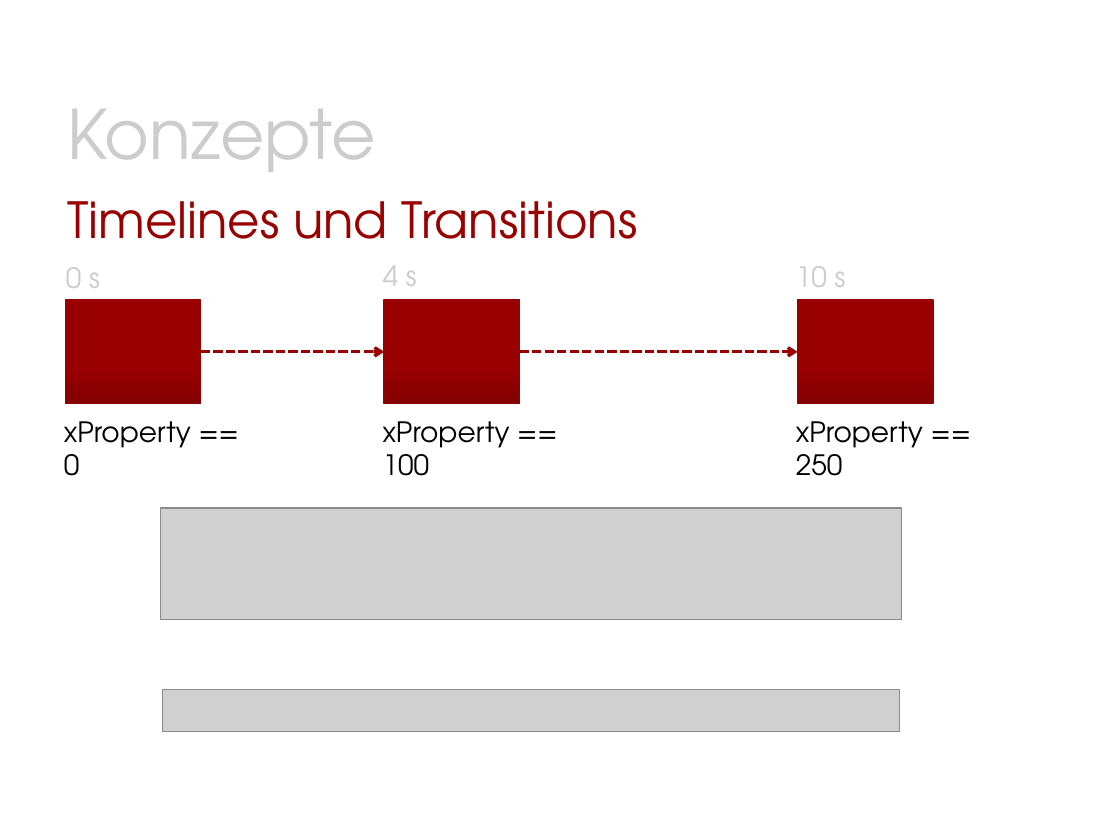
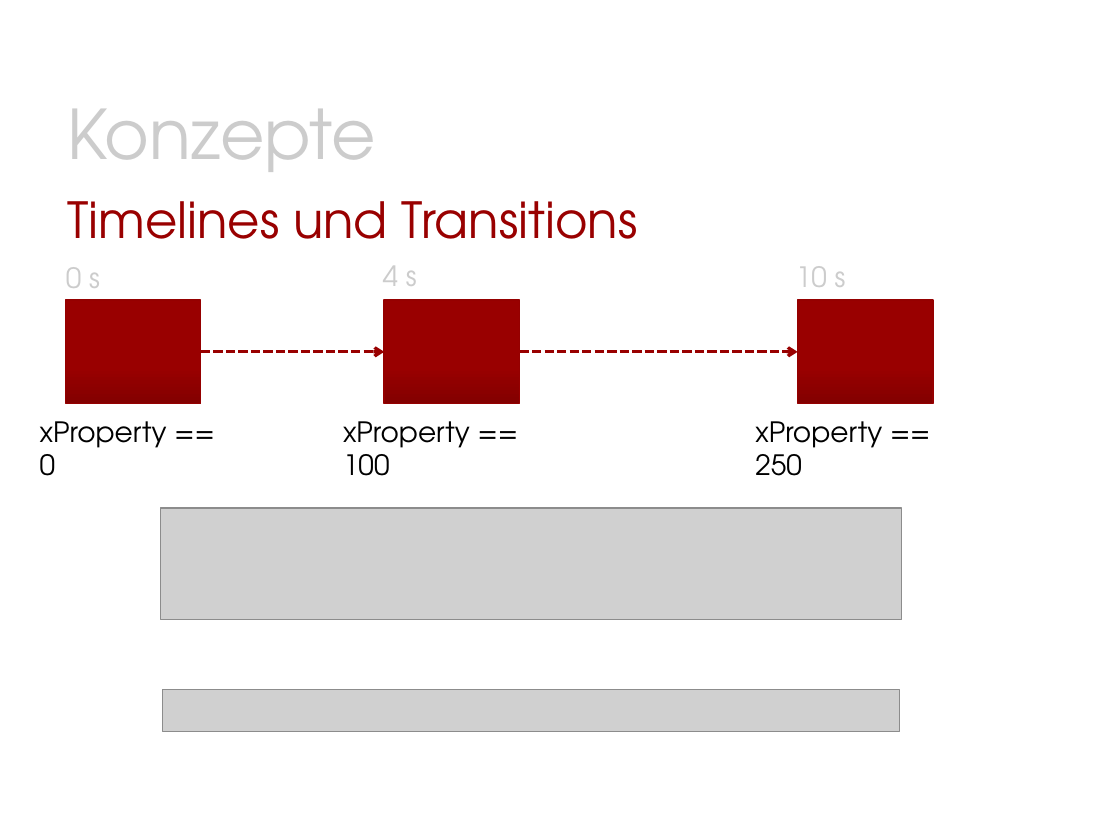
Before and after one commit to Morkunas/jfxusergroup, a slide deck: slide 19 of JavaFX-UserGroup.pptx. Drawn at 1120x840 pixels with LibreOffice and Linux fonts; fonts in the diff are those of the drawing; grey boxes stand for pictures; background and template pictures are left out. Boxes give left, top, right and bottom in pixels: in the first picture for what was removed or moved away, otherwise in the second. Text is boxed around its words. In the diff, an @@ line names an element or a change of style, - is before the commit and + after.

```diff
--- a/JavaFX-UserGroup.pptx
+++ b/JavaFX-UserGroup.pptx
@@ text "xProperty == 0": place and size @@
-text "xProperty == 0" at [64,421,191,476]
+text "xProperty == 0" at [40,421,167,476]
@@ text "xProperty == 100": place and size @@
-text "xProperty == 100" at [383,421,510,476]
+text "xProperty == 100" at [343,421,470,476]
@@ text "xProperty == 250": place and size @@
-text "xProperty == 250" at [796,421,923,476]
+text "xProperty == 250" at [755,421,882,476]
```
Also in this commit, not shown: 5 other slides changed.
